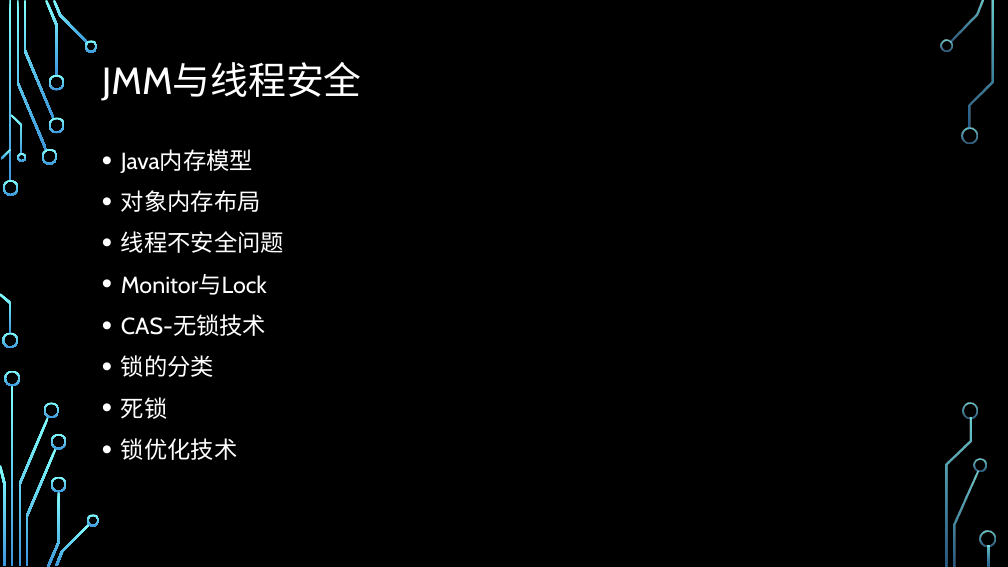
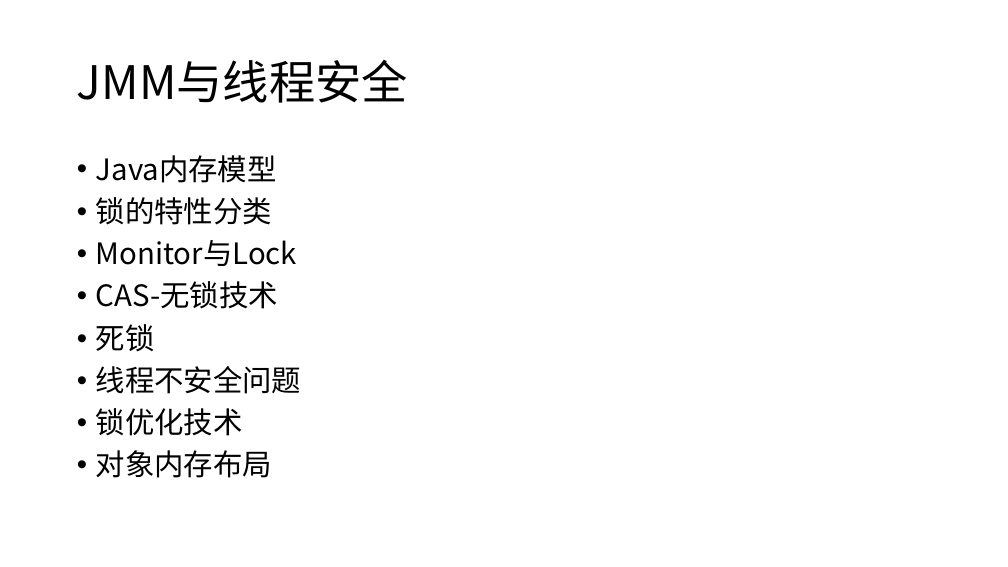
Before and after one commit to cncounter/translation, a slide deck: slide 2 of tiemao_2019/25_jvm_toc/03.JMM与线程安全.pptx. Drawn at 1008x567 pixels with LibreOffice and Linux fonts; fonts in the diff are those of the drawing; background and template pictures are left out. Boxes give left, top, right and bottom in pixels: in the first picture for what was removed or moved away, otherwise in the second. Text is boxed around its words. In the diff, an @@ line names an element or a change of style, - is before the commit and + after.

Commit message:
03.JMM与线程安全

```diff
--- a/tiemao_2019/25_jvm_toc/03.JMM与线程安全.pptx
+++ b/tiemao_2019/25_jvm_toc/03.JMM与线程安全.pptx
@@ background picture (left out) to #FFFFFF @@
@@ title "JMM与线程安全": place and size @@
-title "JMM与线程安全" at (102, 62, 362, 101)
+title "JMM与线程安全" at (77, 60, 408, 103)
@@ title "JMM与线程安全" at (77, 60, 408, 103): size 36 to 44 pt, font Cabin to Noto Sans CJK SC, text colour #FFFFFF to #000000 @@
@@ text "Java内存模型": place and size @@
-text "Java内存模型" at (121, 149, 284, 460)
+text "Java内存模型" at (96, 155, 302, 478)
@@ text at (96, 155, 297, 436): size 22.2 to 28 pt, font Cabin to Noto Sans CJK SC, text colour #FFFFFF to #000000 in "Java内存模型", "Monitor与Lock", "CAS-无锁技术", "死锁" and 1 more places; line spacing 1.1 to 0.9 @@
@@ text at (96, 197, 272, 225): text changed; size 22.2 to 28 pt; font Cabin to Noto Sans CJK SC; text colour #FFFFFF to #000000 @@
-• 对象内存布局
-• 线程不安全问题
+• 锁的特性分类
@@ text at (121, 355, 214, 377): paragraph removed @@
-• 锁的分类
@@ text at (96, 366, 302, 394): paragraph added @@
+• 线程不安全问题
@@ text at (96, 450, 272, 478): paragraph added @@
+• 对象内存布局
@@ group removed at (0, 0, 996, 567): 33 freeform shapes, 3 rectangles @@
```
Also in this commit, not shown: 3 other slides changed, 13 slides added, 7 slides removed, 1 other file.
